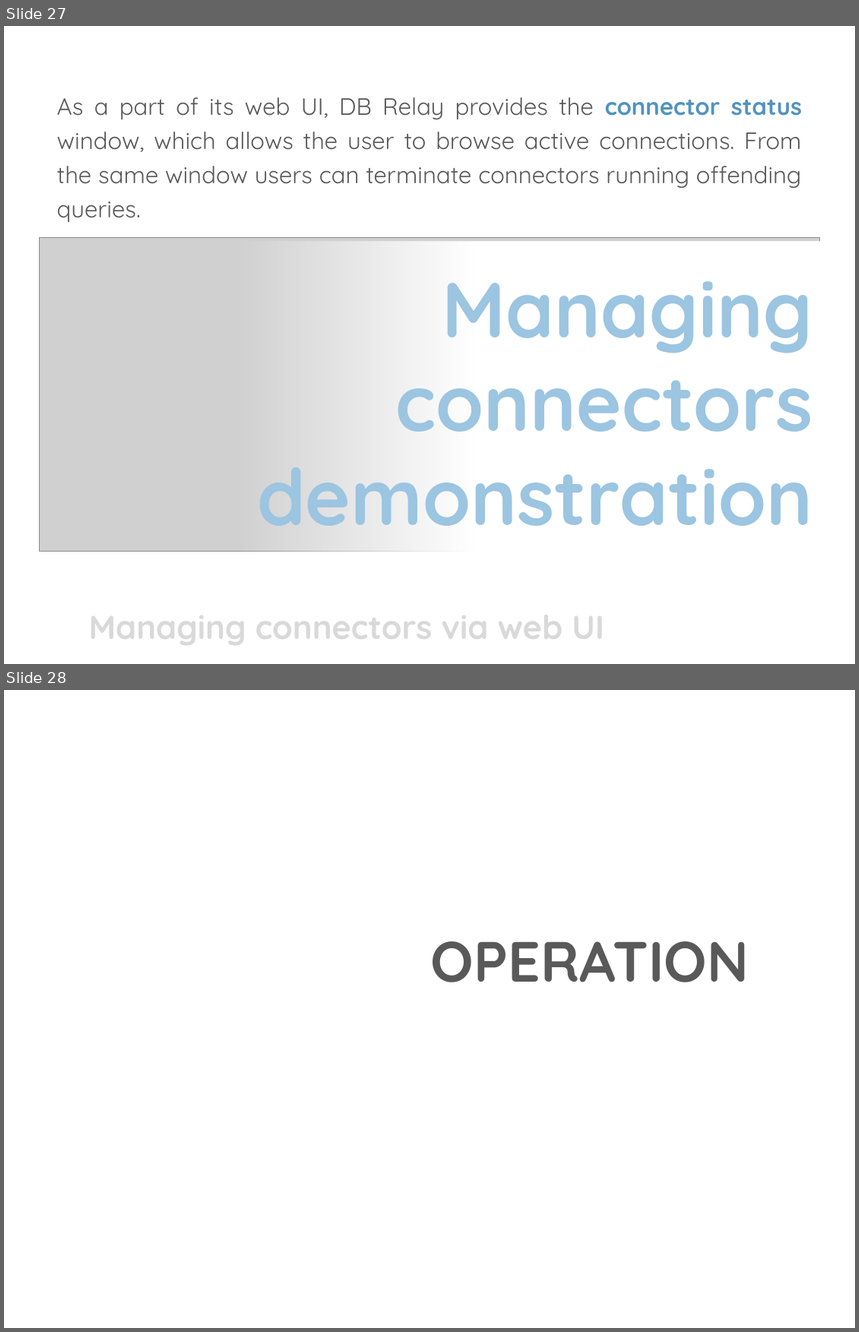
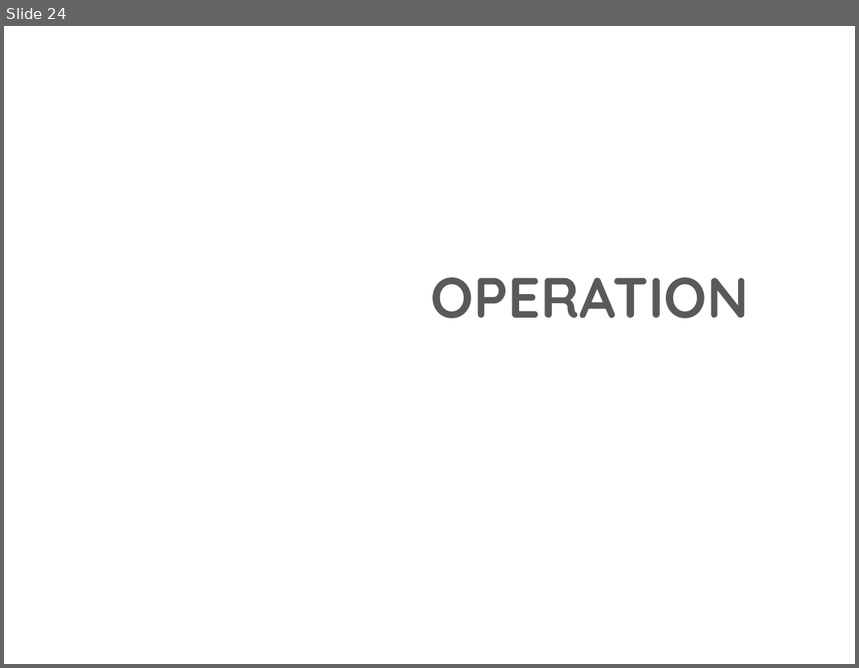
Before and after one commit to dbrelay/website, a slide deck: docs/2010oscon/dbrelay_oscon2010.pptx. Shown one above the other, each under a label of ours: slides 27 and 28 before the commit, slide 24 after it. The pictures are 859x1332 and 859x668 pixels, drawn with LibreOffice and Linux fonts; fonts in the diff are those of the drawing; grey boxes stand for pictures; background and template pictures are left out. Boxes give left, top, right and bottom in pixels: in the first picture for what was removed or moved away, otherwise in the second. Text is boxed around its words. In the diff, an @@ line names an element or a change of style, - is before the commit and + after.

Commit message:
Removed the 'demonstration' overlaid slides from the OSCON PowerPoint presentation

```diff
--- a/docs/2010oscon/dbrelay_oscon2010.pptx
+++ b/docs/2010oscon/dbrelay_oscon2010.pptx
@@ slide 27 removed at <box>4,26,855,664</box>, background picture (left out) @@
@@ text removed at <box>57,97,802,222</box> @@
-As a part of its web UI, DB Relay provides the connector status window, which allows the user to browse active connections. From the same window users can terminate connectors running offending queries.
@@ picture removed at <box>40,238,820,552</box> @@
@@ rectangle removed at <box>238,241,831,560</box> @@
-Managing
-connectors
-demonstration
@@ title removed at <box>89,601,604,650</box> @@
-Managing connectors via web UI
@@ what was slide 28 is now slide 24 @@
```
Also in this commit, not shown: 3 other slides removed.
